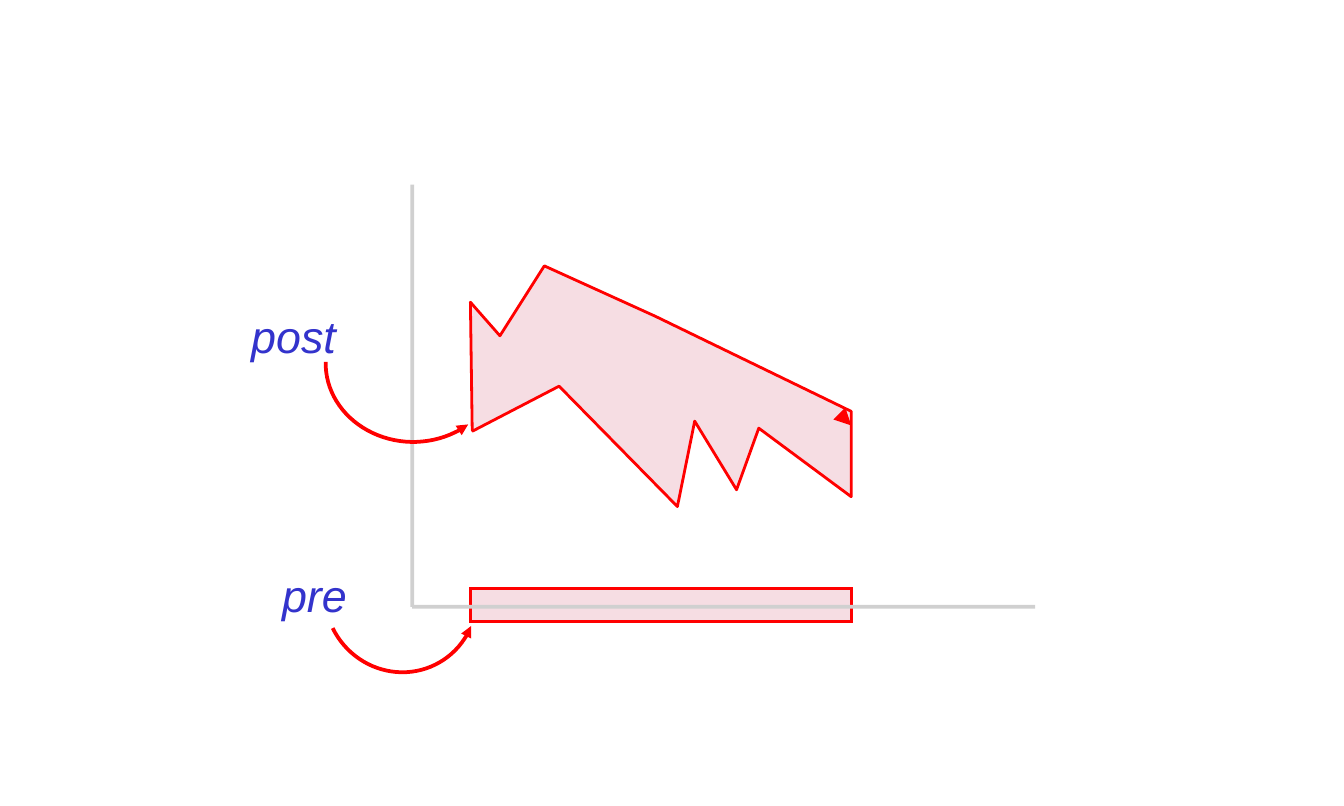
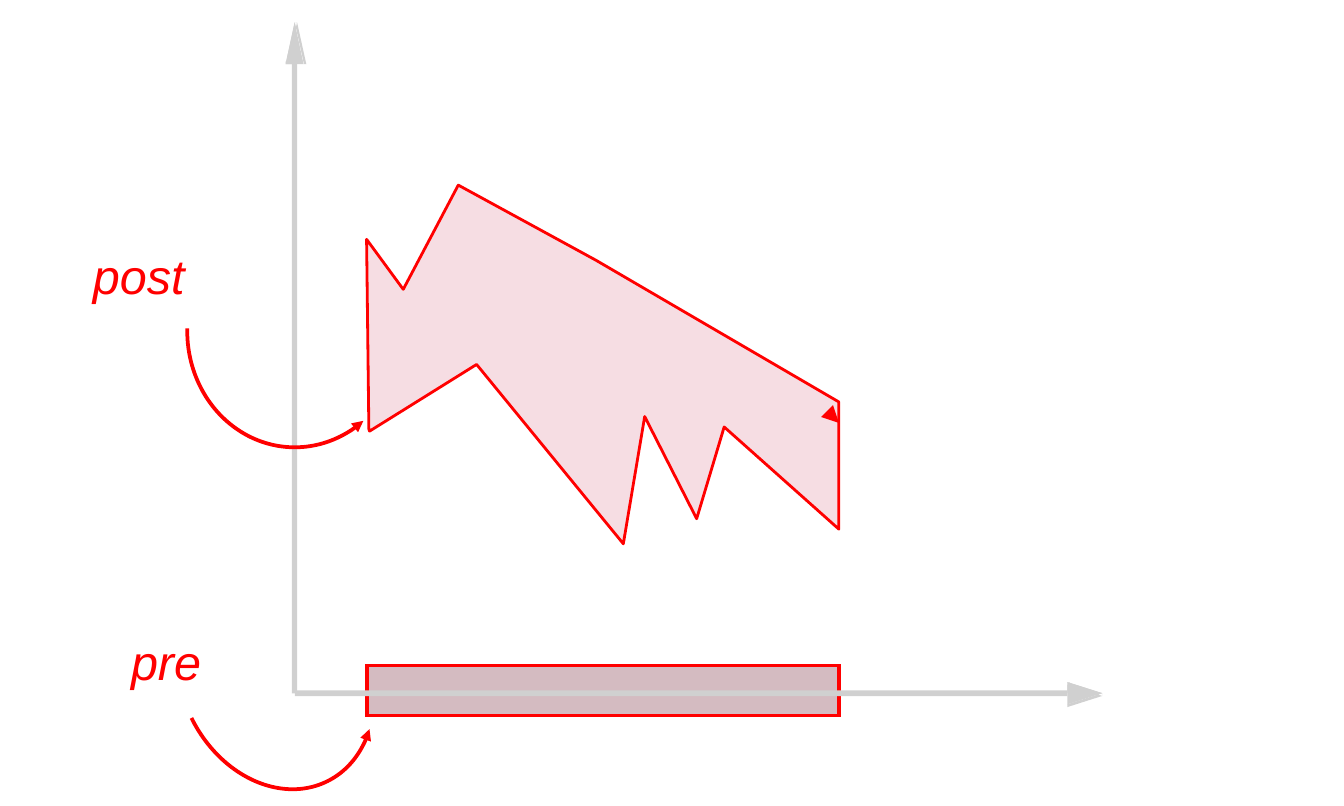
Before and after one commit to GaloisInc/ESCJava2, a slide deck: slide 18 of ESCTools/slides/CAV2007Tutorial/new-diagrams.ppt (slide 17 before the commit). Drawn at 1344x806 pixels with LibreOffice and Linux fonts; fonts in the diff are those of the drawing; grey boxes stand for pictures; background and template pictures are left out. Boxes give left, top, right and bottom in pixels: in the first picture for what was removed or moved away, otherwise in the second. Text is boxed around its words. In the diff, an @@ line names an element or a change of style, - is before the commit and + after.

```diff
--- a/ESCTools/slides/CAV2007Tutorial/new-diagrams.ppt
+++ b/ESCTools/slides/CAV2007Tutorial/new-diagrams.ppt
@@ picture added at box(286, 23, 306, 65) @@
@@ picture added at box(286, 23, 304, 65) @@
@@ picture: place and size @@
-picture at box(410, 185, 414, 607)
+picture at box(292, 65, 297, 694)
@@ freeform shape: place and size @@
-freeform shape at box(470, 266, 851, 507)
+freeform shape at box(367, 185, 839, 544)
@@ text "post": place and size @@
-text "post" at box(251, 324, 336, 362)
+text "post" at box(93, 262, 185, 303)
@@ text "post" at box(93, 262, 185, 303): size 24 to 26 pt, text colour #3333CC to #FF0000 @@
@@ freeform shape: place and size @@
-freeform shape at box(323, 284, 502, 444)
+freeform shape at box(184, 212, 406, 450)
@@ arrow moved from (851, 426) - (851, 426) to (839, 423) - (839, 423) @@
@@ freeform shape: place and size @@
-freeform shape at box(298, 491, 503, 698)
+freeform shape at box(139, 531, 412, 806)
@@ rectangle removed at box(470, 589, 851, 622) @@
@@ text "pre" at box(131, 654, 201, 690): size 24 to 26 pt, text colour #3333CC to #FF0000 @@
@@ text "pre": place and size @@
-text "pre" at box(282, 588, 347, 621)
+text "pre" at box(131, 654, 201, 690)
@@ picture added at box(367, 665, 839, 715) @@
@@ rectangle added at box(367, 665, 839, 715), fill #E1859B at 28% opacity, outline #FF0000 2.01 pt @@
@@ picture added at box(1067, 683, 1102, 708) @@
@@ picture added at box(1067, 683, 1102, 704) @@
@@ picture: place and size @@
-picture at box(413, 605, 1036, 609)
+picture at box(294, 691, 1067, 696)
```
Also in this commit, not shown: 14 other slides changed, 3 slides added, 1 slide removed, 39 other files.
